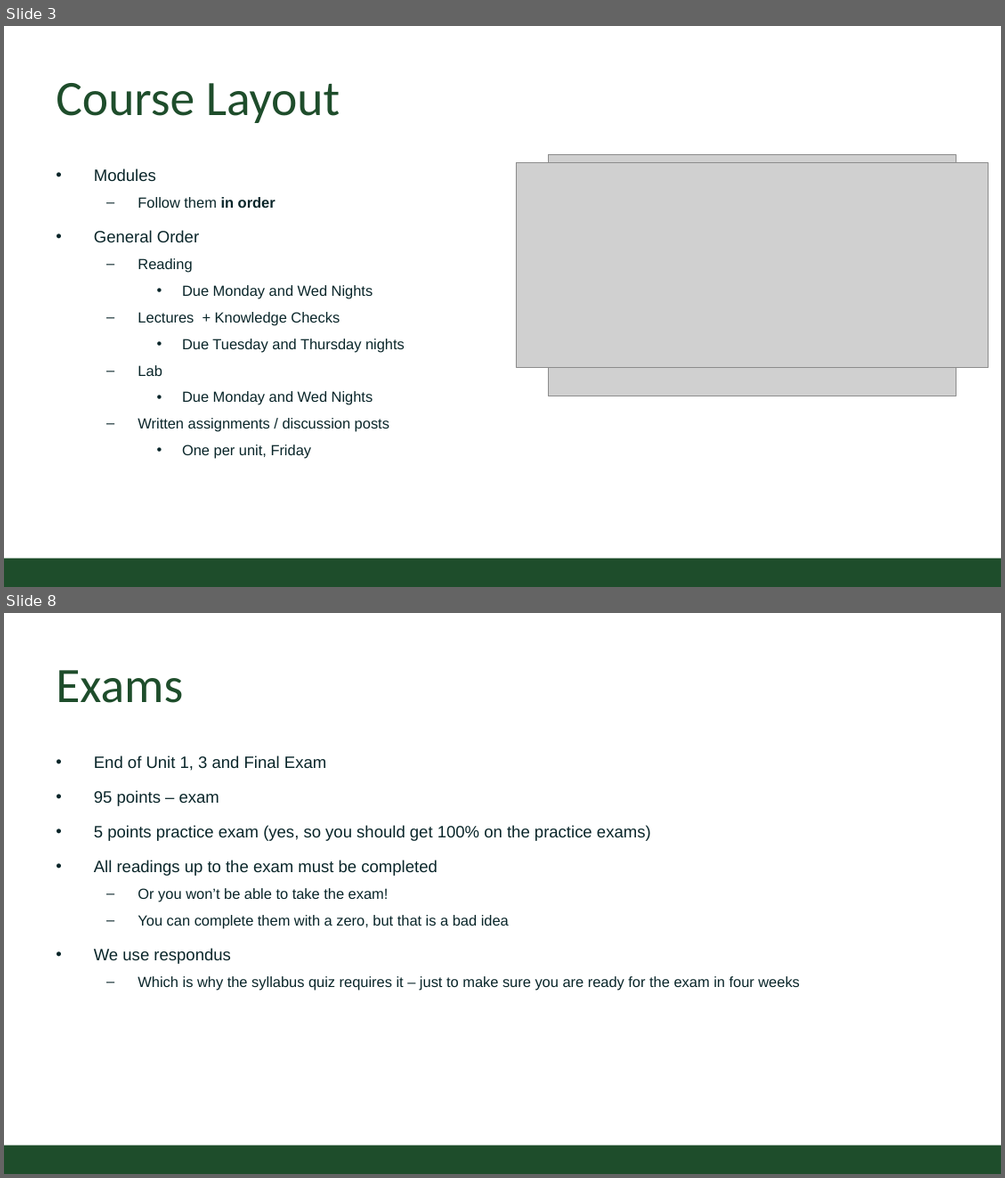
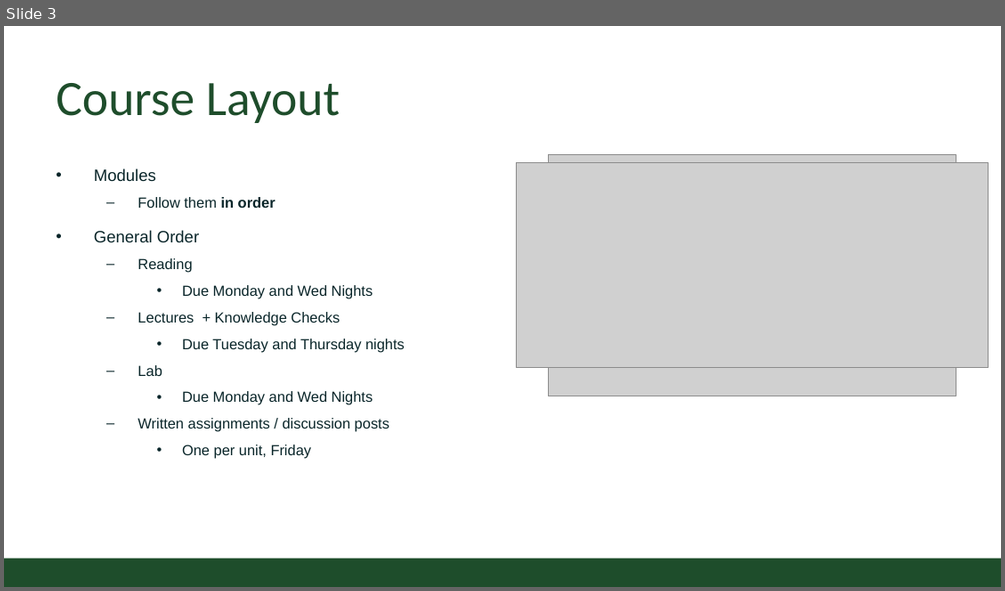
Before and after one commit to CSU-CS150/handouts, a slide deck: helpsessions/week1/format.pptx. Shown one above the other, each under a label of ours: slides 3 and 8 before the commit, slide 3 after it; the slides between them are not shown. The pictures are 1005x1178 and 1005x591 pixels, drawn with LibreOffice and Linux fonts; fonts in the diff are those of the drawing; grey boxes stand for pictures; background and template pictures are left out. Boxes give left, top, right and bottom in pixels: in the first picture for what was removed or moved away, otherwise in the second. Text is boxed around its words. In the diff, an @@ line names an element or a change of style, - is before the commit and + after.

```diff
--- a/helpsessions/week1/format.pptx
+++ b/helpsessions/week1/format.pptx
@@ slide 8 removed at [4,613,1001,1174], background #FFFFFF; not listed: 1 template element that a slide beside it also shows @@
@@ title removed at [56,670,183,703] @@
-Exams
@@ text removed at [94,755,800,990] @@
-• End of Unit 1, 3 and Final Exam
-• 95 points – exam
-• 5 points practice exam (yes, so you should get 100% on the practice exams)
-• All readings up to the exam must be completed
-  – Or you won’t be able to take the exam!
-  – You can complete them with a zero, but that is a bad idea
-• We use respondus
-  – Which is why the syllabus quiz requires it – just to make sure you are ready for the exam in four weeks
```
Also in this commit, not shown: 7 slides changed, 1 other slide removed.
